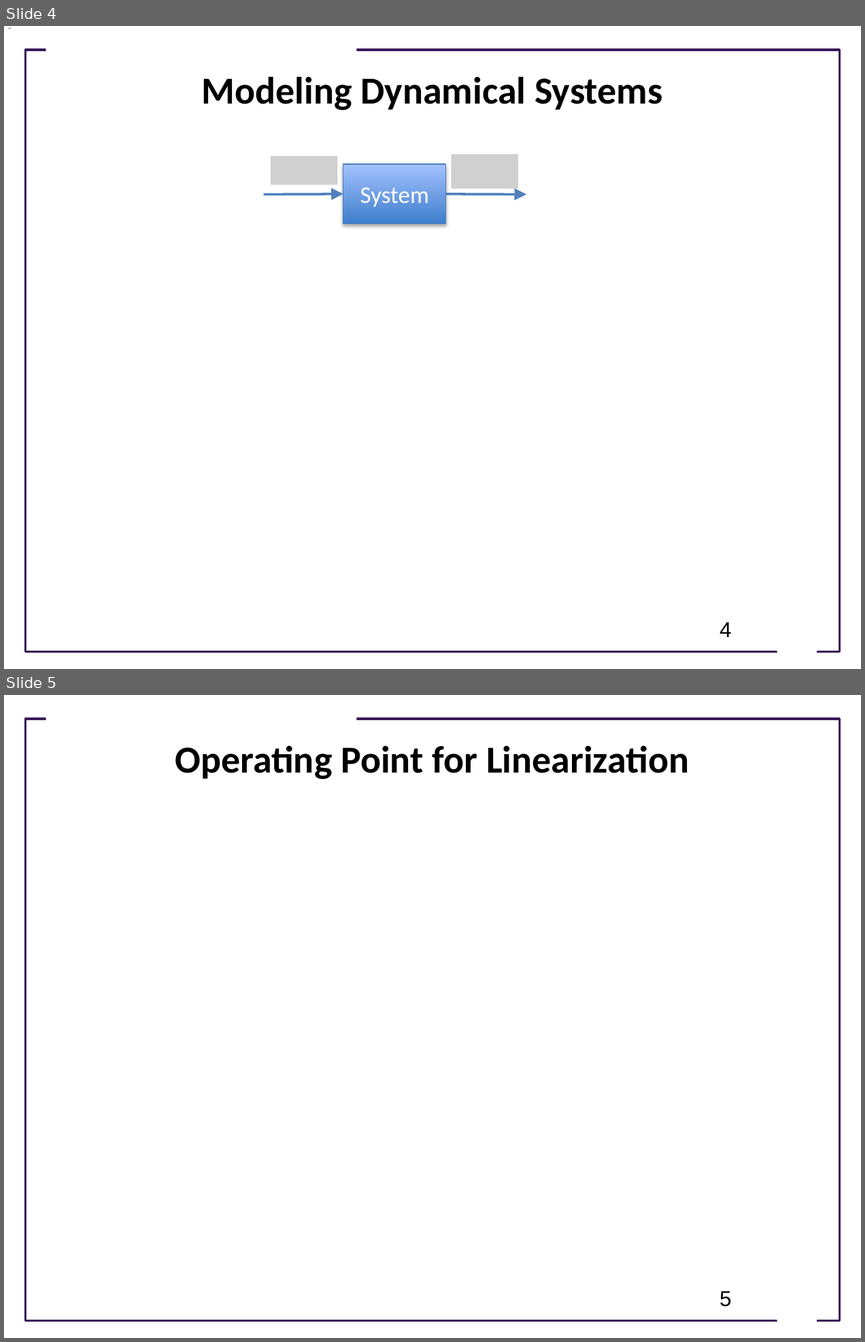
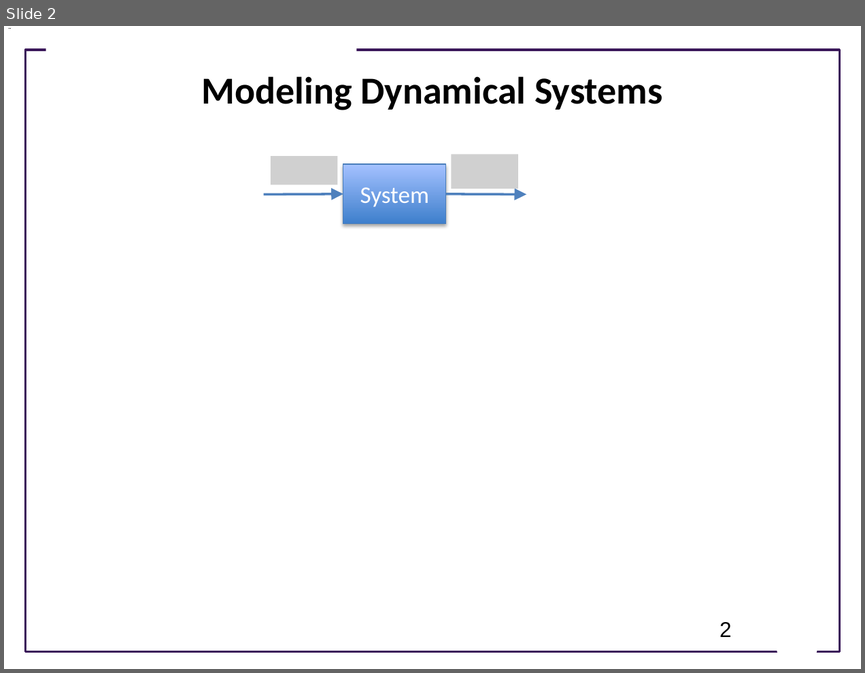
Before and after one commit to joseph-hellerstein/advanced-controls-lectures, a slide deck: classes/winter_2023/lectures/lecture_11-system-identification/system_identification.pptx. Shown one above the other, each under a label of ours: slides 4 and 5 before the commit, slide 2 after it. The pictures are 865x1342 and 865x673 pixels, drawn with LibreOffice and Linux fonts; fonts in the diff are those of the drawing; grey boxes stand for pictures; background and template pictures are left out. Boxes give left, top, right and bottom in pixels: in the first picture for what was removed or moved away, otherwise in the second. Text is boxed around its words. In the diff, an @@ line names an element or a change of style, - is before the commit and + after.

```diff
--- a/classes/winter_2023/lectures/lecture_11-system-identification/system_identification.pptx
+++ b/classes/winter_2023/lectures/lecture_11-system-identification/system_identification.pptx
@@ slide 5 removed at box(4, 695, 861, 1338), background #FFFFFF; not listed: 3 template elements that a slide beside it also shows @@
@@ title removed at box(175, 745, 689, 779) @@
-Operating Point for Linearization
@@ page number removed at box(719, 1291, 732, 1306) @@
-5
@@ what was slide 4 is now slide 2 @@
@@ page number at box(719, 622, 732, 637): text changed @@
-4
+2
```
Also in this commit, not shown: 2 slides changed, 13 slides added, 1 other slide removed, 2 other files.
